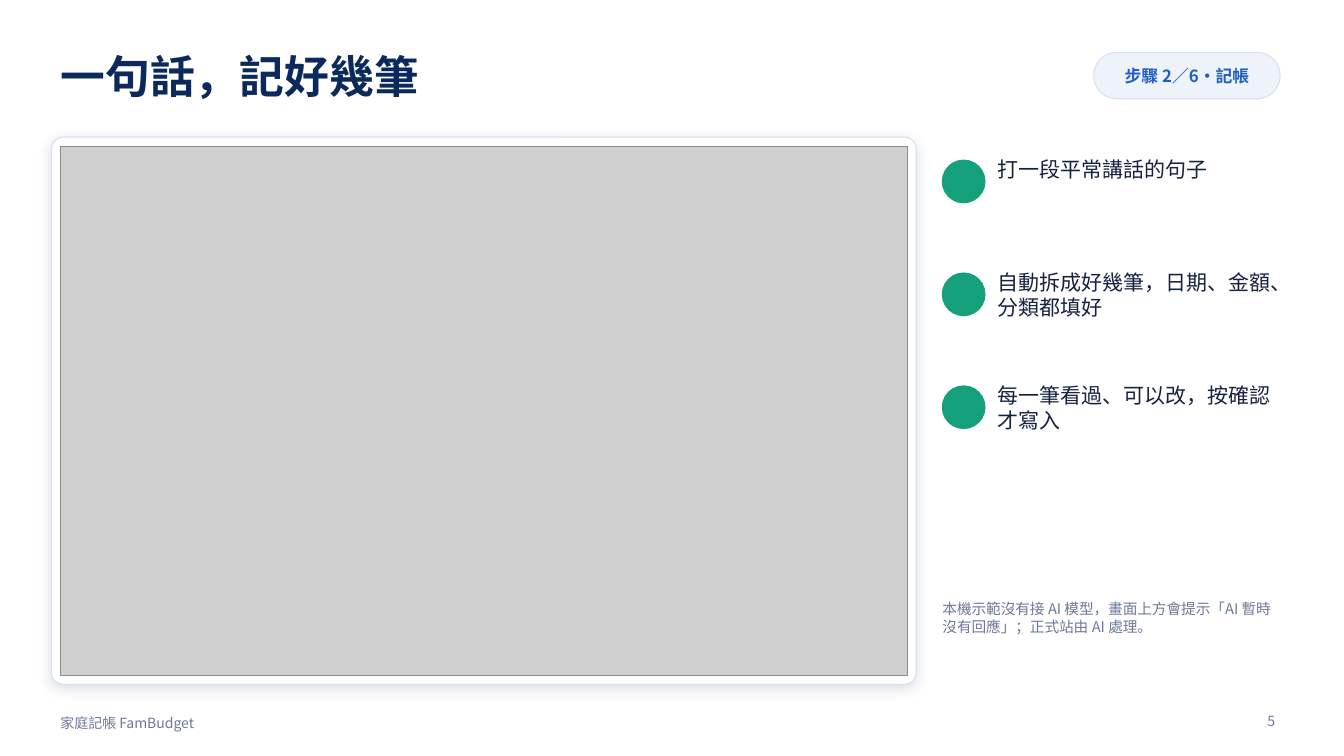
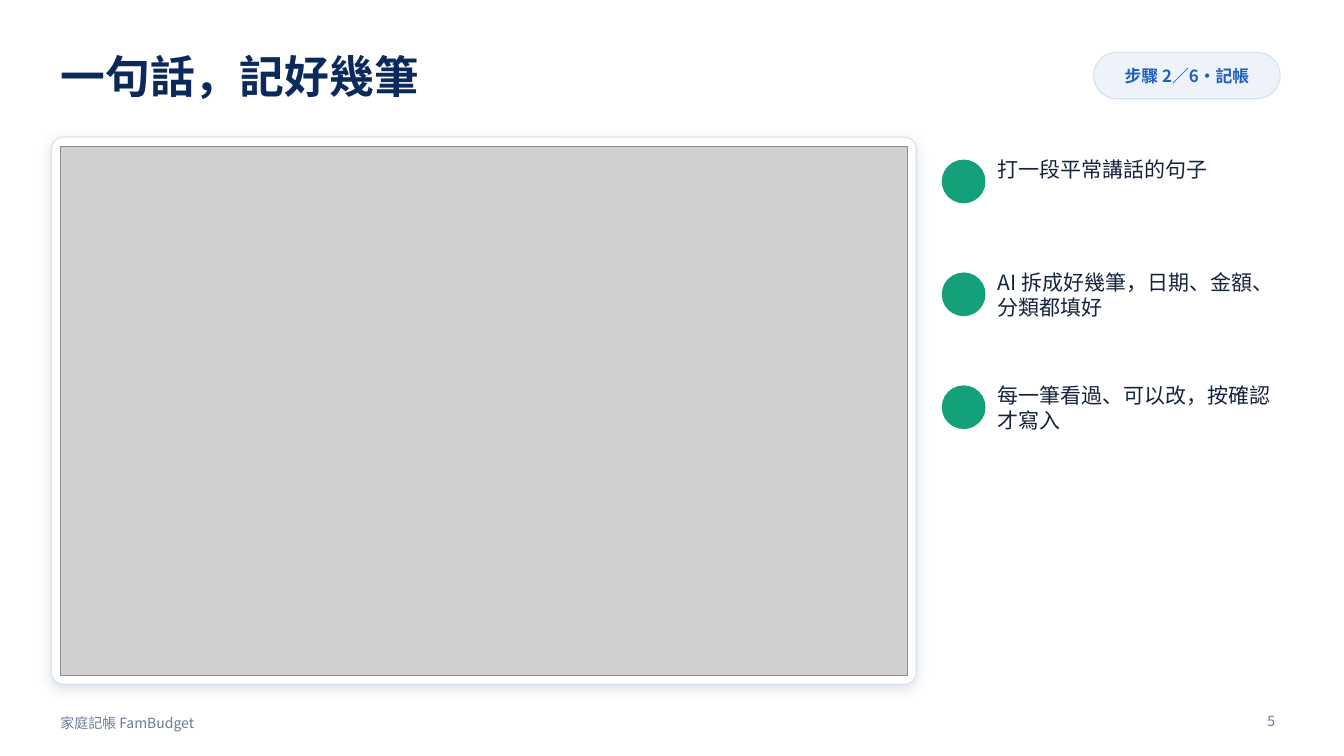
Before and after one commit to cbes502034/final_project, a slide deck: slide 5 of report/家庭記帳_產品展示.pptx. Drawn at 1344x756 pixels with LibreOffice and Linux fonts; fonts in the diff are those of the drawing; grey boxes stand for pictures; background and template pictures are left out. Boxes give left, top, right and bottom in pixels: in the first picture for what was removed or moved away, otherwise in the second. Text is boxed around its words. In the diff, an @@ line names an element or a change of style, - is before the commit and + after.

```diff
--- a/report/家庭記帳_產品展示.pptx
+++ b/report/家庭記帳_產品展示.pptx
@@ text at [998,272,1274,317]: text changed @@
-自動拆成好幾筆，日期、金額、分類都填好
+AI 拆成好幾筆，日期、金額、分類都填好
@@ text removed at [942,601,1271,634] @@
-本機示範沒有接 AI 模型，畫面上方會提示「AI 暫時沒有回應」；正式站由 AI 處理。
```
Also in this commit, not shown: 1 other slide changed, 3 slides added, 1 slide removed, 11 other files.
